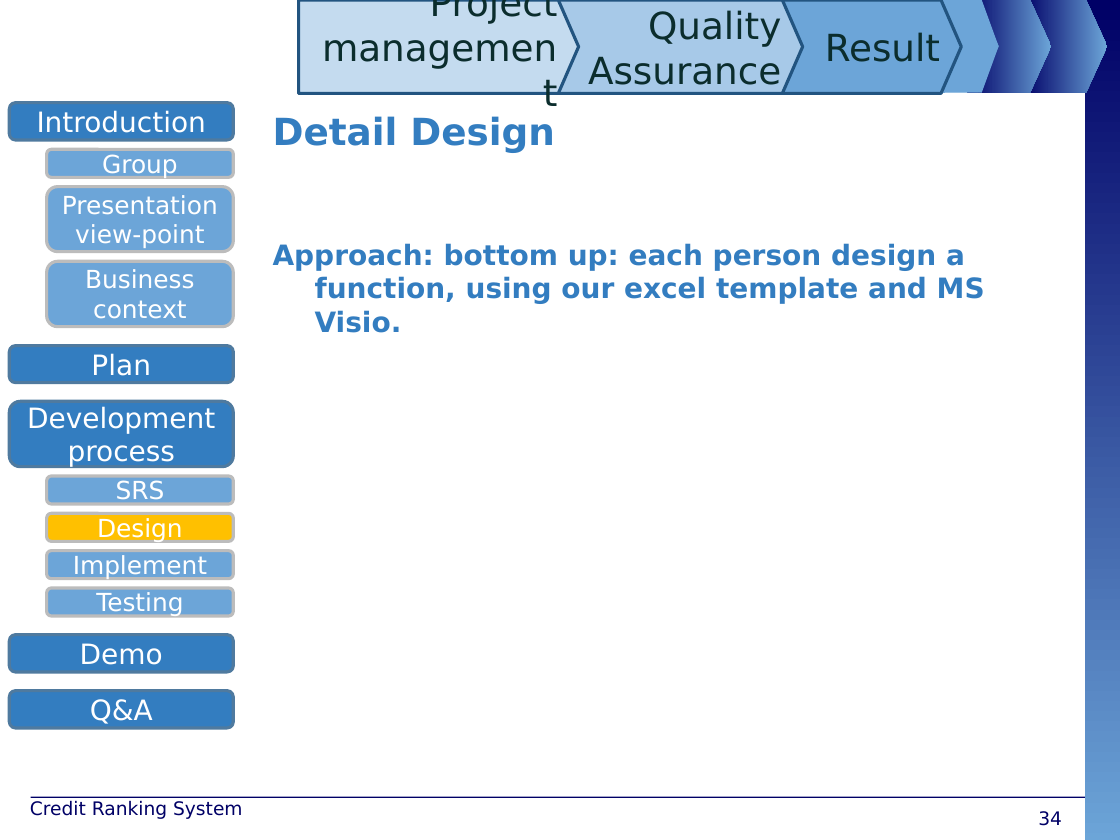
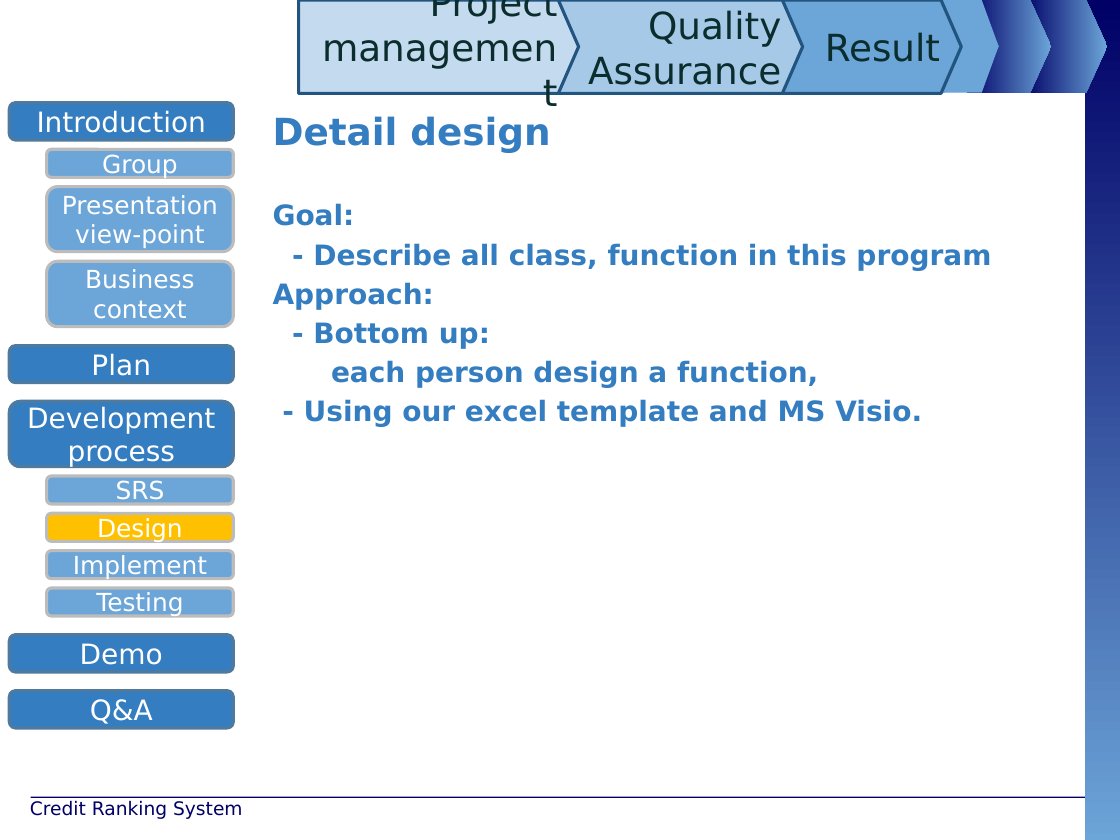
Before and after one commit to maily89/fbdm, a slide deck: slide 35 of Deliverables/FBD - slide.pptx (slide 34 before the commit). Drawn at 1120x840 pixels with LibreOffice and Linux fonts; fonts in the diff are those of the drawing; background and template pictures are left out. Boxes give left, top, right and bottom in pixels: in the first picture for what was removed or moved away, otherwise in the second. Text is boxed around its words. In the diff, an @@ line names an element or a change of style, - is before the commit and + after.

```diff
--- a/Deliverables/FBD - slide.pptx
+++ b/Deliverables/FBD - slide.pptx
@@ text at <box>273,116,991,427</box>: text changed @@
-Detail Design
-Approach: bottom up: each person design a function, using our excel template and MS Visio.
+Detail design
+Goal:
+- Describe all class, function in this program
+Approach:
+- Bottom up:
+each person design a function,
+- Using our excel template and MS Visio.
@@ page number removed at <box>1038,811,1062,826</box> @@
-34
```
Also in this commit, not shown: 44 other slides changed, 1 slide added, 1 slide removed.
